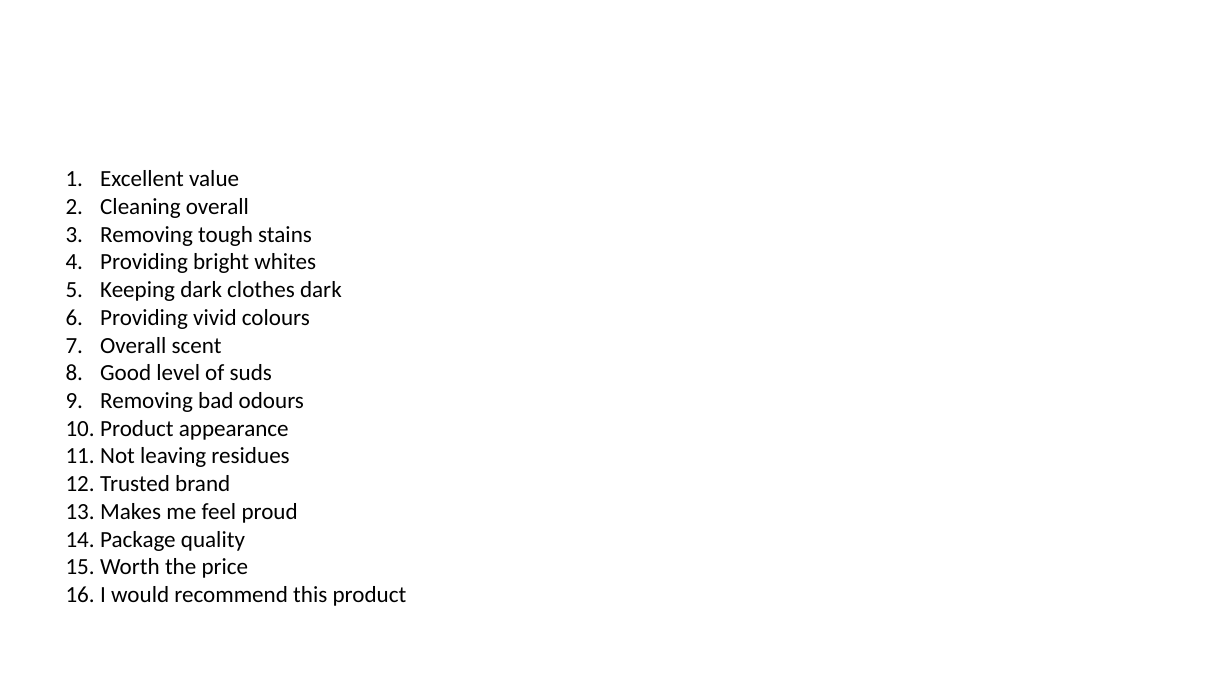
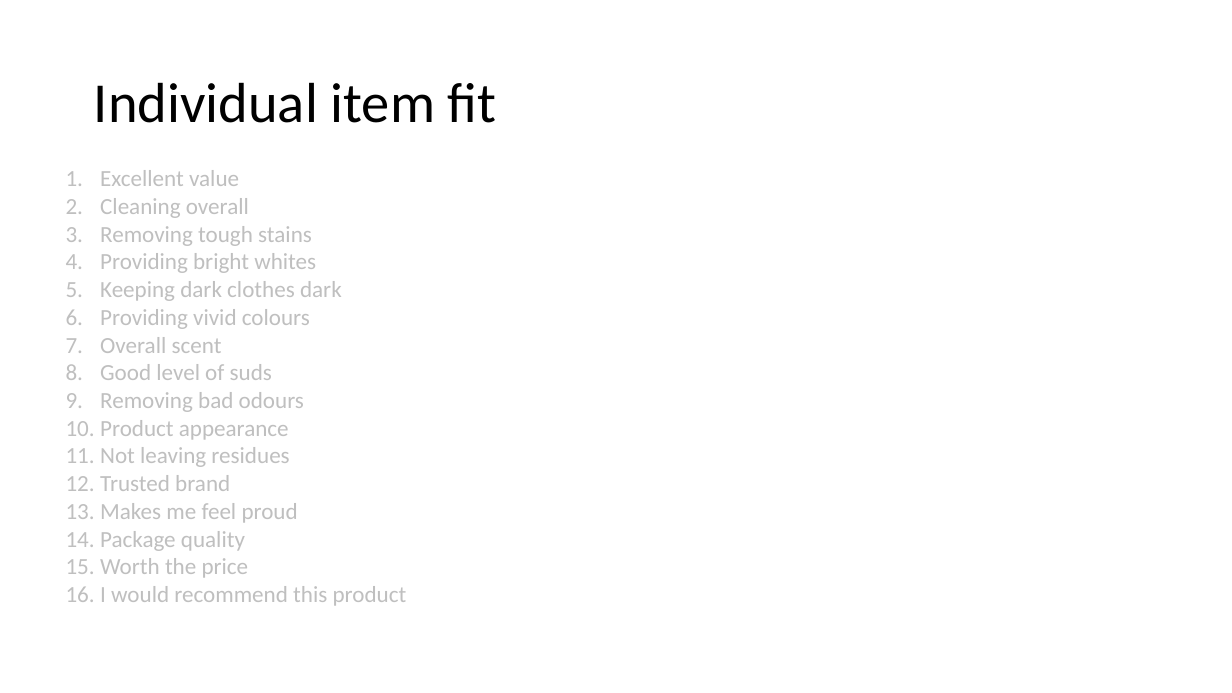
Before and after one commit to CaitlinChalk/data_science_internship, a slide deck: slide 11 of presentations/project1/presentation1_caitlin.pptx (slide 12 before the commit). Drawn at 1232x693 pixels with LibreOffice and Linux fonts; fonts in the diff are those of the drawing. Boxes give left, top, right and bottom in pixels: in the first picture for what was removed or moved away, otherwise in the second. Text is boxed around its words. In the diff, an @@ line names an element or a change of style, - is before the commit and + after.

```diff
--- a/presentations/project1/presentation1_caitlin.pptx
+++ b/presentations/project1/presentation1_caitlin.pptx
@@ title added at <box>94,82,497,123</box>, 44 pt, text #000000 @@
+Individual item fit
@@ text "Excellent value" at <box>100,170,407,606</box>: text colour #000000 to #BFBFBF @@
```
Also in this commit, not shown: 6 other slides changed, 6 slides added, 8 slides removed, 1 other file.
